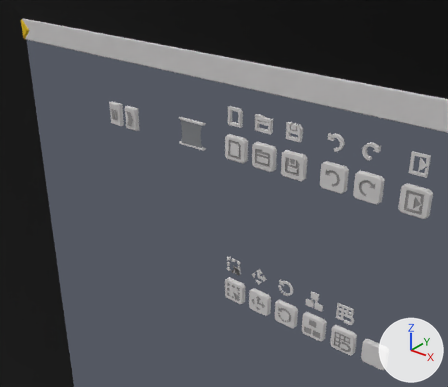
Two versions of the Blender file raw/UI.blend, one commit apart.
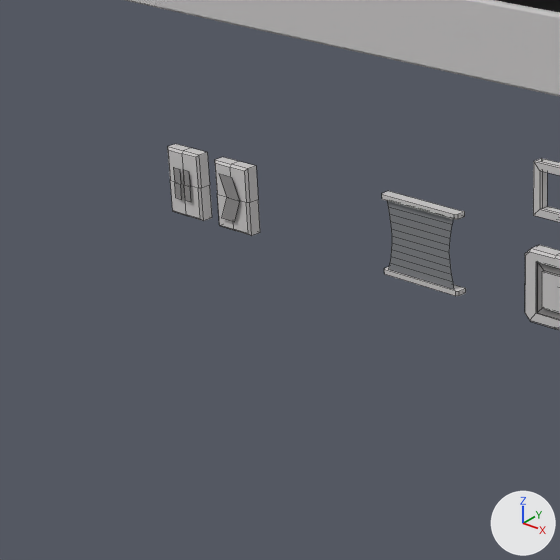
Each version appears first from a 50 mm camera at (808.0, -542.0, 1246.0) aimed at (339.0, 44.0, 882.0), and next in a close-up on the part from 12% to 53% of the width and 14% to 61% of the height. Lighting does not change. The marker at lower right points along +X, +Y and +Z. The close-ups show mesh edges as thin lines.

In view in the first close-up: 'button_new_large', 'button_new_large.006', 'button_undo_large.001', 'button_undo_large.002', 'new', 'top_panel_bar'.
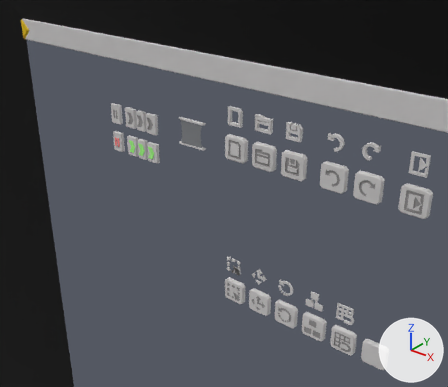
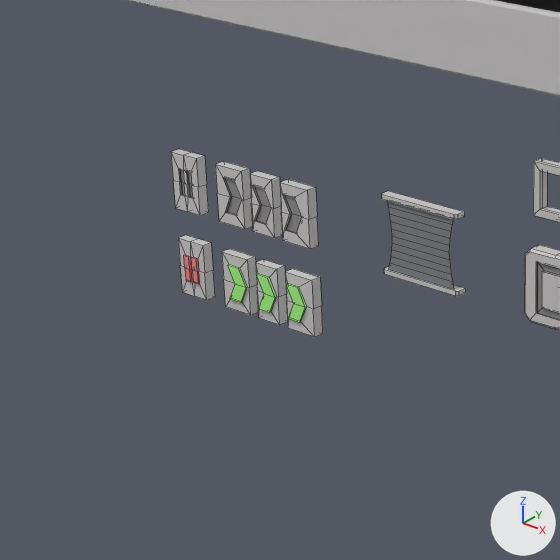
Where the change shows, as pixel boxes [x1, y1, x2, y2] in the close-ups (560 x 560 px):
'button_undo_large.003', added: after [215, 161, 323, 337]
    faces in mat_metal (light grey #d3d0d0): [215, 161, 323, 337]
    faces in mat_success (green #aaff89): [227, 265, 306, 322]
    faces in mat_metal_dark (grey #959393): [223, 177, 302, 234]
'button_undo_large.002', reshaped (95% taller): before [168, 144, 212, 221]; after [171, 149, 215, 300]
'button_undo_large.001', deleted: before [215, 157, 260, 236]
    faces in mat_metal (light grey #d3d0d0): [215, 157, 260, 236]
    faces in mat_metal_dark (grey #959393): [219, 174, 240, 222]
part 1 of me_plane_047, rebuilt (13% narrower, 13% shorter): before [168, 144, 212, 221]; after [171, 149, 209, 216]
part 2 of me_plane_047, added: after [178, 235, 215, 300]
part 3 of me_plane_047, deleted: before [183, 170, 191, 202]
part 4 of me_plane_047, deleted: before [173, 167, 182, 199]

The change, as a diff of the scene's bpy script:
```diff
--- a/raw/UI.blend.py
+++ b/raw/UI.blend.py
@@ mat_danger @@
+mat_danger = principled_material('danger')
+mat_danger.base_color = (1.0, 0.25, 0.25)  # pink #ff8989
@@ mat_success @@
+mat_success = principled_material('success')
+mat_success.base_color = (0.4, 1.0, 0.25)  # green #aaff89
@@ me_plane_047 @@
 # used by ob_button_undo_large_002; location = (190.0, -6.0, 975.0)
-me_plane_047.from_pydata(...)  # 37 vertices, 25 faces; spans x -10.0..10.0, y -1.0..6.0, z -15.0..15.0
+me_plane_047.from_pydata(...)  # 80 vertices, 74 faces; spans x -8.0..8.0, y 0.0..6.0, z -53.0..13.0
+# me_plane_047 part 1: the loose piece of 25 vertices spanning x -10.0..10.0, y 0.0..6.0, z -15.0..15.0 is rebuilt with 40 vertices and now spans x -8.0..8.0, y 1.0..6.0, z -13.0..13.0
+# me_plane_047 part 2: a new loose piece of 40 vertices spanning x -8.0..8.0, y 0.0..6.0, z -53.0..-27.0
+# me_plane_047 part 3: the loose piece of 6 vertices spanning x 1.0..5.0, y -1.0, z -7.0..7.0 is deleted
+# me_plane_047 part 4: the loose piece of 6 vertices spanning x -5.0..-1.0, y -1.0, z -7.0..7.0 is deleted
 me_plane_047.materials.append(mat_metal)
 me_plane_047.materials.append(mat_metal_dark)
+me_plane_047.materials.append(mat_danger)  # pink #ff8989
@@ me_plane_045 @@
+me_plane_045.from_pydata(...)  # 144 vertices, 126 faces; spans x -10.0..45.0, y 0.0..6.0, z -53.0..13.0
+me_plane_045.polygons.foreach_set('use_smooth', [True] * 126)
+# faces by material slot: [78, 24, 24]
+me_plane_045.materials.append(mat_metal)  # light grey #d3d0d0
+me_plane_045.materials.append(mat_metal_dark)  # grey #959393
+me_plane_045.materials.append(mat_success)  # green #aaff89
@@ ob_button_undo_large_001 @@
-ob_button_undo_large_001 = bpy.data.objects.new('button_undo_large.001', me_plane_042)
-ob_button_undo_large_001.location = (220.0, -6.0, 975.0)
@@ ob_button_undo_large_003 @@
+ob_button_undo_large_003 = bpy.data.objects.new('button_undo_large.003', me_plane_045)
+ob_button_undo_large_003.location = (220.0, -6.0, 975.0)
```
